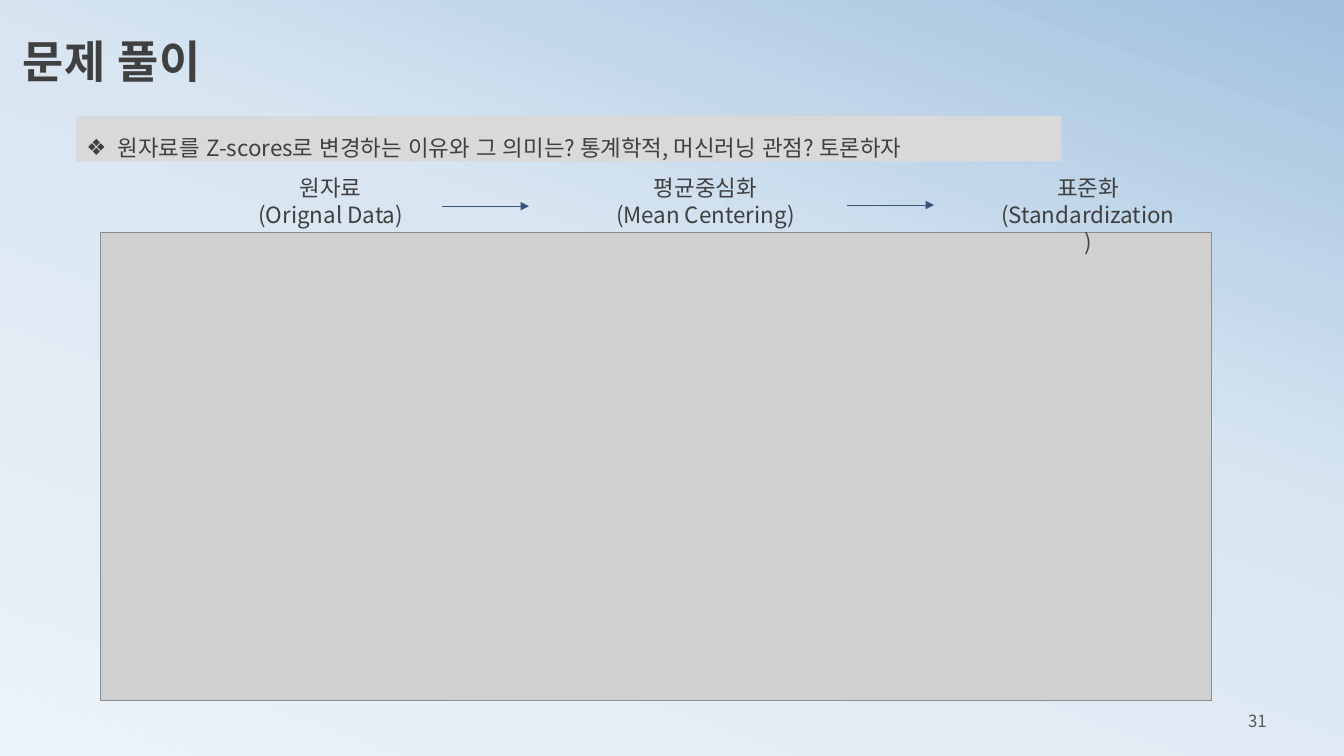
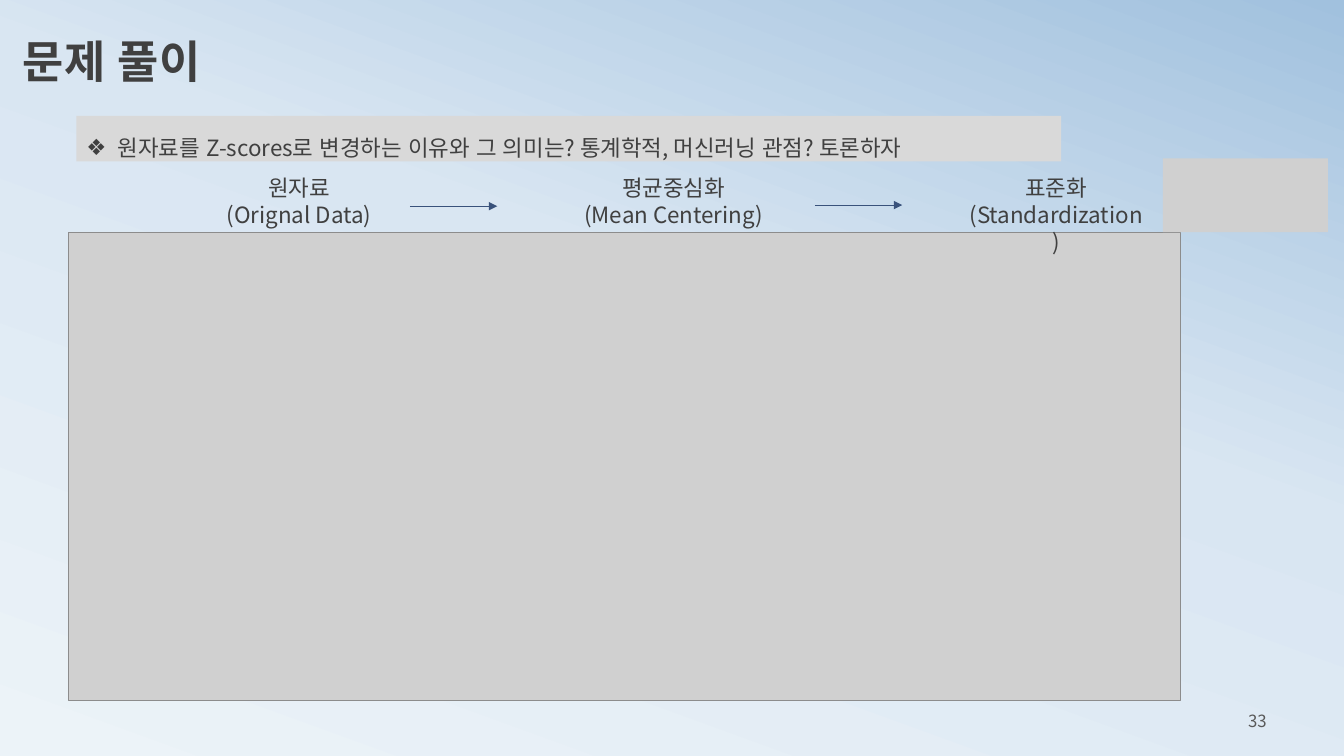
Before and after one commit to ancestor9/mathematics-for-machine-learning, a slide deck: slide 33 of 3_probability theory for machine learning.pptx (slide 31 before the commit). Drawn at 1344x756 pixels with LibreOffice and Linux fonts; fonts in the diff are those of the drawing; grey boxes stand for pictures. Boxes give left, top, right and bottom in pixels: in the first picture for what was removed or moved away, otherwise in the second. Text is boxed around its words. In the diff, an @@ line names an element or a change of style, - is before the commit and + after.

```diff
--- a/3_probability theory for machine learning.pptx
+++ b/3_probability theory for machine learning.pptx
@@ picture added at [1163, 158, 1328, 232] @@
@@ 3 texts, 2 arrows, 1 picture: place and size @@
-3 texts, 2 arrows, 1 picture at [101, 177, 1212, 701]
+3 texts, 2 arrows, 1 picture at [69, 177, 1180, 701]
@@ picture removed at [963, 381, 1210, 493] @@
@@ page number at [1248, 714, 1267, 727]: text changed @@
-31
+33
```
Also in this commit, not shown: 14 other slides changed, 6 slides added, 4 slides removed.
